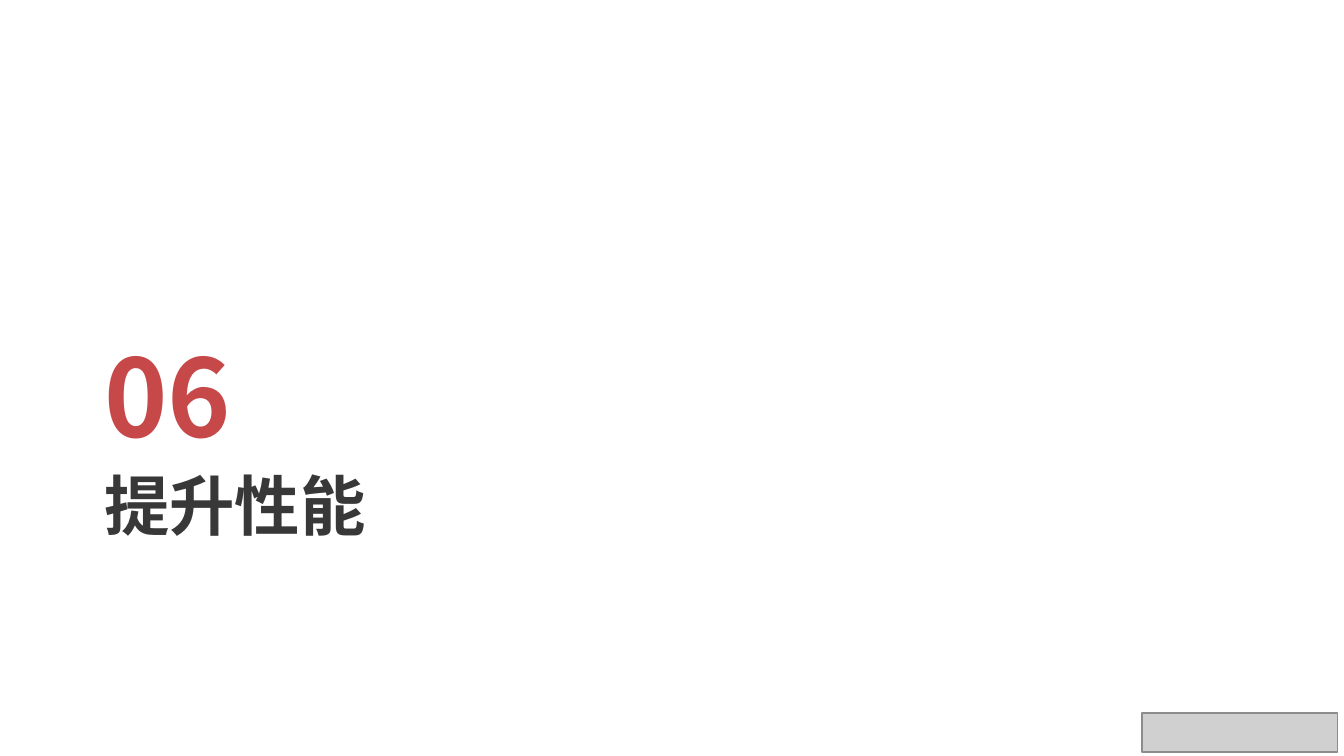
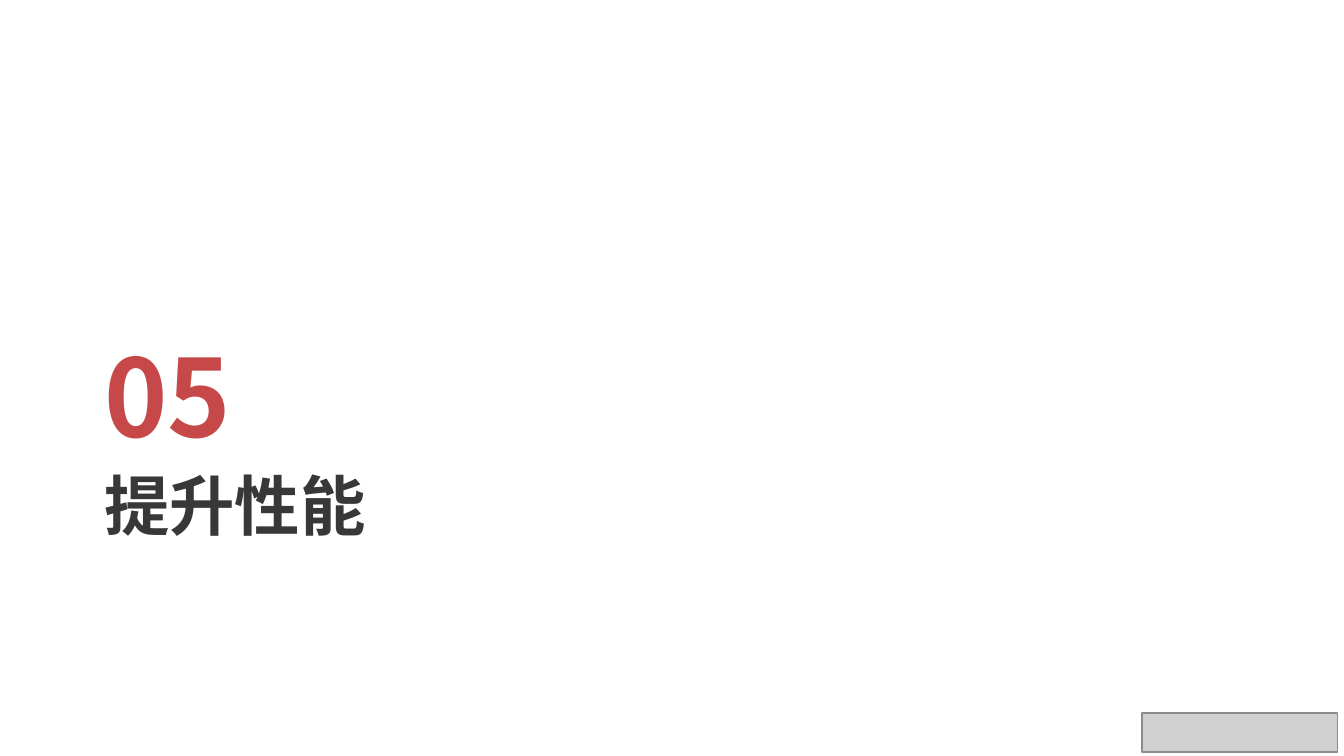
Before and after one commit to xuqunhai/python, a slide deck: slide 35 of 创课/ppt/ppt/Vue项目最佳实践.pptx (slide 53 before the commit). Drawn at 1344x756 pixels with LibreOffice and Linux fonts; fonts in the diff are those of the drawing; grey boxes stand for pictures; background and template pictures are left out. Boxes give left, top, right and bottom in pixels: in the first picture for what was removed or moved away, otherwise in the second. Text is boxed around its words. In the diff, an @@ line names an element or a change of style, - is before the commit and + after.

```diff
--- a/创课/ppt/ppt/Vue项目最佳实践.pptx
+++ b/创课/ppt/ppt/Vue项目最佳实践.pptx
@@ text at [104,356,231,439]: text changed @@
-06
+05
```
Also in this commit, not shown: 8 other slides changed, 19 slides removed, 4 other files.
